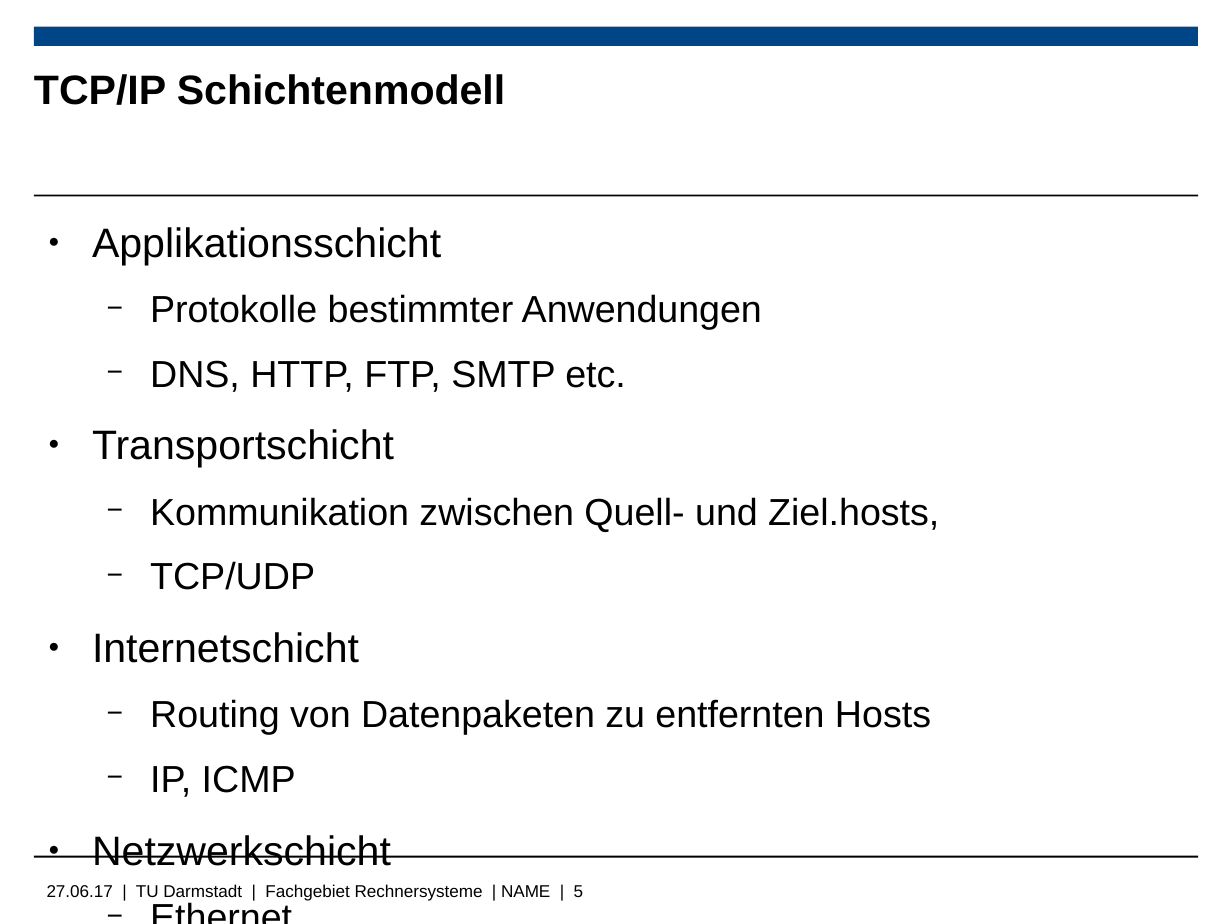
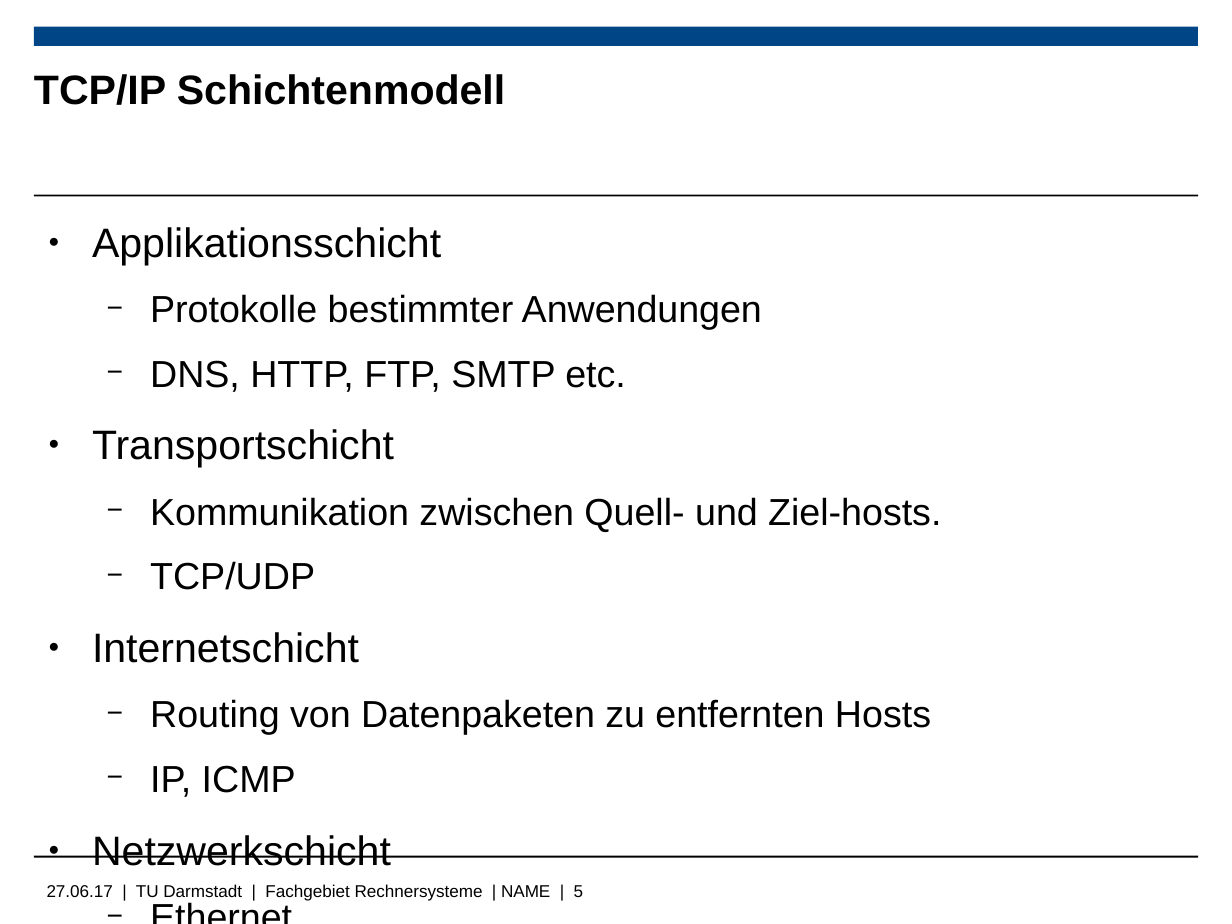
Before and after one commit to Wiero/Bachelorarbeit, a slide deck: slide 5 of Bachelorpräsenation.odp. Drawn at 1232x924 pixels with LibreOffice and Linux fonts; fonts in the diff are those of the drawing; background and template pictures are left out. Boxes give left, top, right and bottom in pixels: in the first picture for what was removed or moved away, otherwise in the second. Text is boxed around its words. In the diff, an @@ line names an element or a change of style, - is before the commit and + after.

```diff
--- a/Bachelorpräsenation.odp
+++ b/Bachelorpräsenation.odp
@@ text at [150, 497, 941, 532]: text changed @@
-  − Kommunikation zwischen Quell- und Ziel.hosts,
+  − Kommunikation zwischen Quell- und Ziel-hosts.
```
Also in this commit, not shown: 1 other slide changed.
